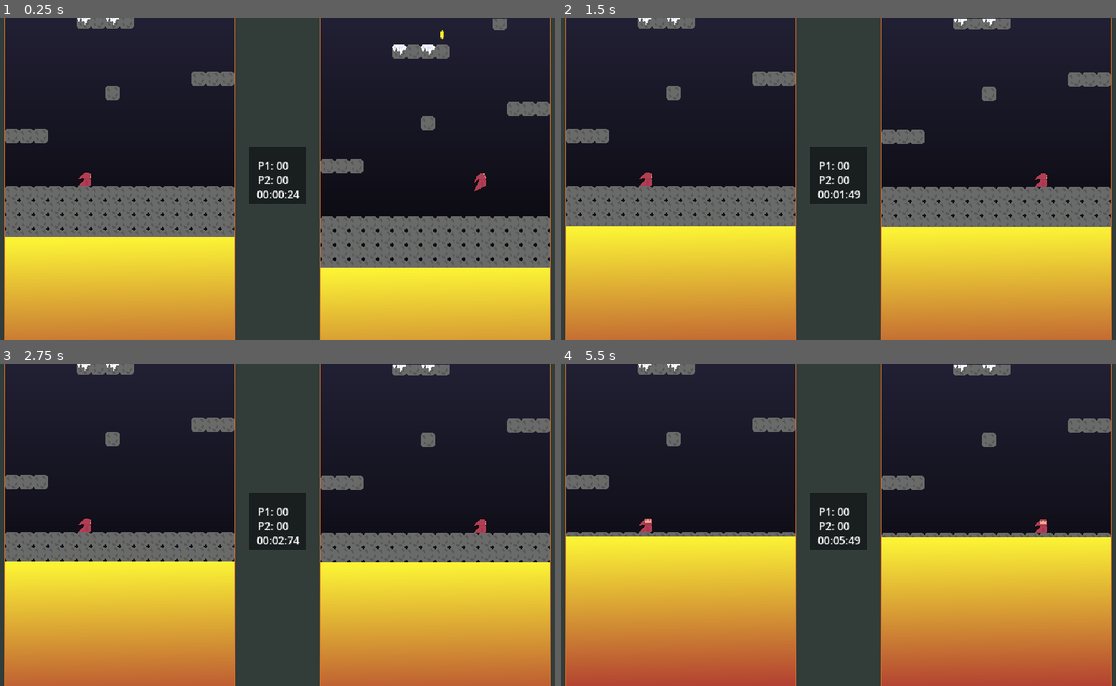
Above: before the commit, frames 1-4 (two rows, left to right).
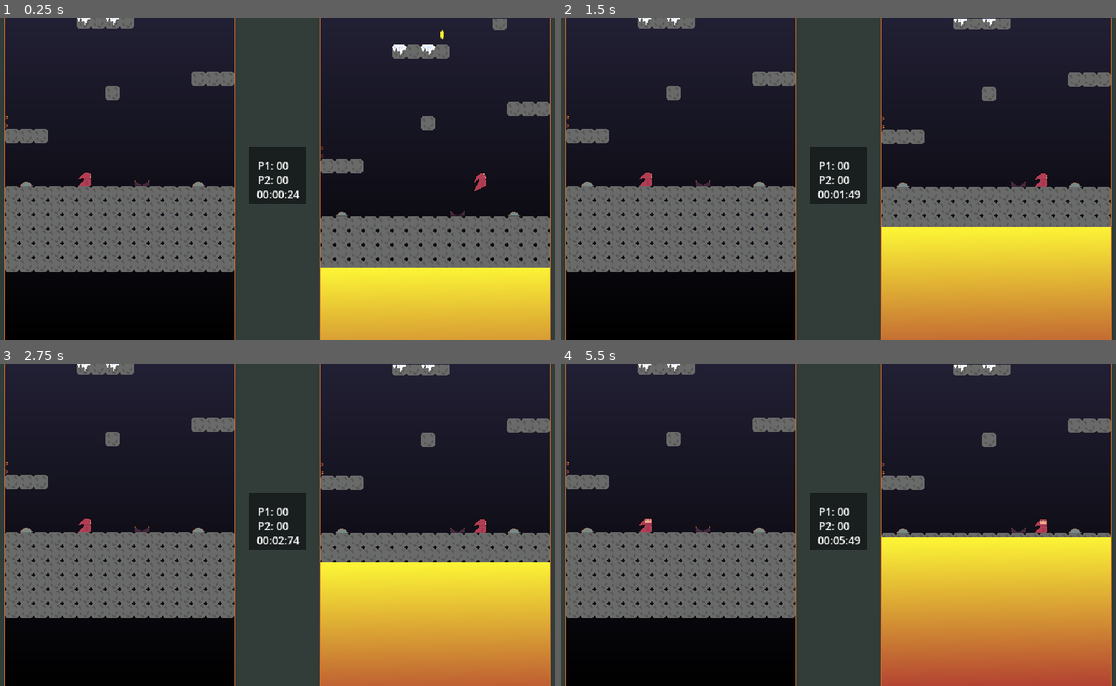
Above: after the commit, the same moments.

Repository: NaetharuCodes/TowerPlatformer
Game: Godot game, scene res://scenes/levels/game.tscn
Same seed, same stepped clock (60 frames per second), same inputs: the game is played once before the commit and once after it.
Inputs:
- Up to frame 1 (0.25 s): no input
- Up to frame 2 (1.5 s): no input
- Up to frame 3 (2.75 s): no input
- Up to frame 4 (5.5 s): no input

The runs differ from the first frame. In frame 1, 13% of the frame differs, in the area x 0-94%, y 30-100%; in frame 2, 15%; in frame 3, 16%; in frame 4, 19%.

Commit message:
add knockback to traps

Diff:
--- a/project.godot
+++ b/project.godot
@@ -39,31 +39,37 @@
 p1_move_left={
 "deadzone": 0.2,
 "events": [Object(InputEventKey,"resource_local_to_scene":false,"resource_name":"","device":-1,"window_id":0,"alt_press …(191 unchanged characters)…
+, Object(InputEventJoypadMotion,"resource_local_to_scene":false,"resource_name":"","device":-1,"axis":0,"axis_value":-1.0,"script":null)
 ]
 }
 p1_move_right={
 "deadzone": 0.2,
 "events": [Object(InputEventKey,"resource_local_to_scene":false,"resource_name":"","device":-1,"window_id":0,"alt_press …(192 unchanged characters)…
+, Object(InputEventJoypadMotion,"resource_local_to_scene":false,"resource_name":"","device":-1,"axis":0,"axis_value":1.0,"script":null)
 ]
 }
 p1_look_down={
 "deadzone": 0.2,
 "events": [Object(InputEventKey,"resource_local_to_scene":false,"resource_name":"","device":-1,"window_id":0,"alt_press …(192 unchanged characters)…
+, Object(InputEventJoypadMotion,"resource_local_to_scene":false,"resource_name":"","device":-1,"axis":1,"axis_value":1.0,"script":null)
 ]
 }
 p1_jump={
 "deadzone": 0.2,
 "events": [Object(InputEventKey,"resource_local_to_scene":false,"resource_name":"","device":-1,"window_id":0,"alt_press …(191 unchanged characters)…
+, Object(InputEventJoypadButton,"resource_local_to_scene":false,"resource_name":"","device":-1,"button_index":0,"pressure":0.0,"pressed":false,"script":null)
 ]
 }
 p1_look_up={
 "deadzone": 0.2,
 "events": [Object(InputEventKey,"resource_local_to_scene":false,"resource_name":"","device":-1,"window_id":0,"alt_press …(192 unchanged characters)…
+, Object(InputEventJoypadMotion,"resource_local_to_scene":false,"resource_name":"","device":-1,"axis":1,"axis_value":-1.0,"script":null)
 ]
 }
 p1_ice_bolt={
 "deadzone": 0.2,
 "events": [Object(InputEventKey,"resource_local_to_scene":false,"resource_name":"","device":-1,"window_id":0,"alt_press …(192 unchanged characters)…
+, Object(InputEventJoypadButton,"resource_local_to_scene":false,"resource_name":"","device":-1,"button_index":2,"pressure":0.0,"pressed":false,"script":null)
 ]
 }
 p2_move_left={
--- a/scenes/levels/game.tscn
+++ b/scenes/levels/game.tscn
@@ -98,6 +98,12 @@
 [node name="LevelOne" parent="Viewports/LeftSVPContainer/SubViewportLeft" unique_id=1829633845 instance=ExtResource("4_a1osm")]
 position = Vector2(144, 356)
 
+[node name="Lava" parent="Viewports/LeftSVPContainer/SubViewportLeft/LevelOne" index="1" unique_id=1135130999]
+visible = false
+
+[node name="DartShooter" parent="Viewports/LeftSVPContainer/SubViewportLeft/LevelOne" index="19" unique_id=2143644452 node_paths=PackedStringArray("viewport")]
+viewport = NodePath("../..")
+
 [node name="Player" parent="Viewports/LeftSVPContainer/SubViewportLeft" unique_id=1515628199 instance=ExtResource("5_limtx")]
 texture_filter = 1
 position = Vector2(105, 332)
@@ -142,6 +148,6 @@
 
 [node name="AudioStreamPlayer2D" type="AudioStreamPlayer2D" parent="." unique_id=1793981946 groups=["coin"]]
 stream = ExtResource("6_limtx")
-autoplay = true
 
+[editable path="Viewports/LeftSVPContainer/SubViewportLeft/LevelOne"]
 [editable path="Viewports/RightSVPC/SubViewportRight/LevelOne"]
--- a/scenes/levels/level_one.tscn
+++ b/scenes/levels/level_one.tscn
@@ -9,6 +9,7 @@
 [ext_resource type="PackedScene" uid="uid://c0qkguveh3wap" path="res://scenes/mechanisms/crumble_block.tscn" id="7_w53h0"]
 [ext_resource type="PackedScene" uid="uid://b63vekj6rqgso" path="res://scenes/pickups/coin.tscn" id="8_623cv"]
 [ext_resource type="PackedScene" uid="uid://dd34i40mhtscy" path="res://scenes/enemies/goblin.tscn" id="9_u6gdm"]
+[ext_resource type="PackedScene" uid="uid://di1wfyuu6i0bi" path="res://scenes/traps/dart_shooter.tscn" id="10_a1u8d"]
 
 [sub_resource type="TileSetAtlasSource" id="TileSetAtlasSource_sn7cj"]
 texture = ExtResource("1_03iei")
@@ -70,7 +71,7 @@
 position = Vector2(-8, -312)
 
 [node name="Pendulum" parent="." unique_id=399202886 instance=ExtResource("3_vsfy4")]
-position = Vector2(-40, -447)
+position = Vector2(40, -432)
 
 [node name="Pendulum2" parent="." unique_id=990673626 instance=ExtResource("3_vsfy4")]
 position = Vector2(-25, -751)
@@ -89,3 +90,16 @@
 
 [node name="Goblin2" parent="." unique_id=1469624280 instance=ExtResource("9_u6gdm")]
 position = Vector2(-105, -328)
+
+[node name="DartShooter" parent="." unique_id=2143644452 instance=ExtResource("10_a1u8d")]
+position = Vector2(-120, -88)
+
+[node name="BearTrap2" parent="." unique_id=1882295658 instance=ExtResource("5_623cv")]
+position = Vector2(25, -24)
+
+[node name="BuzzSaw3" parent="." unique_id=1880556859 instance=ExtResource("4_w53h0")]
+position = Vector2(88, -24)
+
+[node name="BuzzSaw4" parent="." unique_id=604513831 instance=ExtResource("4_w53h0")]
+position = Vector2(-104, -24)
+direction = 1
--- a/scenes/traps/bear_trap.tscn
+++ b/scenes/traps/bear_trap.tscn
@@ -67,6 +67,8 @@
 }]
 
 [node name="BearTrap" type="Area2D" unique_id=71900557]
+collision_layer = 5
+collision_mask = 2
 script = ExtResource("1_itaaf")
 
 [node name="CollisionShape2D" type="CollisionShape2D" parent="." unique_id=1539905076]
--- a/scripts/player.gd
+++ b/scripts/player.gd
@@ -52,6 +52,9 @@
 @export var ice_bolt_delay: float = 2.0
 var ice_bolt_timer = 0.0
 
+# Immobile Status
+var immobile_timer: float = 0.0
+
 
 func _physics_process(delta: float) -> void:
 	_move(delta)
@@ -62,6 +65,11 @@
 	return "p%d_%s" % [player_number, action_name]
 
 func _move(delta: float) -> void:
+
+	if immobile_timer > 0:
+		immobile_timer -= delta
+		return
+
 	if knockback_timer > 0.0:
 		knockback_timer -= delta
 		velocity.y += gravity * delta
@@ -182,3 +190,6 @@
 func apply_knockback(force: Vector2) -> void:
 	velocity = force
 	knockback_timer = knockback_time
+
+func apply_immobile(duration: float) -> void:
+	immobile_timer = duration
--- a/scripts/traps/bear_trap.gd
+++ b/scripts/traps/bear_trap.gd
@@ -8,9 +8,9 @@
 func _ready() -> void:
 	sprite.play("idle")
 
-func _on_body_entered(body: Node2D) -> void:
+func _on_body_entered(body: Player) -> void:
 
 	if trap_state == TrapState.PRIMED:
 		trap_state = TrapState.SPRUNG
-		print("you sprung the trap")
 		sprite.play("snap")
+		body.apply_immobile(2.0)
--- a/scripts/traps/buzz_saw.gd
+++ b/scripts/traps/buzz_saw.gd
@@ -1,4 +1,17 @@
 extends Area2D
 
-func _on_body_entered(body: Node2D) -> void:
-	print("you got buzz sawed")
+enum Direction {LEFT, RIGHT}
+@export var direction = Direction.LEFT
+@export var knockback_power: float = 400.0
+
+func _on_body_entered(body: Player) -> void:
+	var knockback_vector: Vector2
+
+	if direction == Direction.LEFT:
+		knockback_vector = Vector2.LEFT * knockback_power
+	else:
+		knockback_vector = Vector2.RIGHT * knockback_power
+
+	knockback_vector.y = -(knockback_power / 2)
+
+	body.apply_knockback(knockback_vector)
--- a/scripts/traps/dart.gd
+++ b/scripts/traps/dart.gd
@@ -1,16 +1,26 @@
 extends Area2D
 class_name Dart
 
-@export var speed: float = 150.0
+enum Direction {LEFT, RIGHT}
+@export var direction = Direction.RIGHT
 
+@export var speed: float = 250.0
 
-func _ready() -> void:
-	print("New dart in play")
+@export var knockback_power: float = 250.0
 
-# Called every frame. 'delta' is the elapsed time since the previous frame.
 func _process(delta: float) -> void:
-	position.x += speed * delta
+	if direction == Direction.RIGHT:
+		position.x += speed * delta
+	else:
+		position.x -= speed * delta
 
-func _on_body_entered(body: Node2D) -> void:
-	print("I entered the area of: ", body)
+func _on_body_entered(body: Player) -> void:
+	var knockback_vector: Vector2
+
+	if direction == Direction.RIGHT:
+		knockback_vector = Vector2.RIGHT * knockback_power
+	else:
+		knockback_vector = Vector2.LEFT * knockback_power
+
+	body.apply_knockback(knockback_vector)
 	queue_free()
--- a/scripts/traps/dart_shooter.gd
+++ b/scripts/traps/dart_shooter.gd
@@ -4,7 +4,6 @@
 @export var dart: PackedScene
 var shot_timer = 0.0
 
-@export var move_speed: float = 100.0
 @export var viewport: SubViewport
 
 func _process(delta: float) -> void:
--- a/scripts/traps/pendulum.gd
+++ b/scripts/traps/pendulum.gd
@@ -3,12 +3,34 @@
 
 @export var swing_speed: float = 2.0
 @export var swing_angle: float = 45.0
+@export var knockback_power: float = 200.0
 
 var time: float = 0.0
+
+enum Swing_Direction {LEFT, RIGHT}
+var swing_direction: Swing_Direction = Swing_Direction.LEFT
+
+var _last_frame_cos: float = 0.0
 
 func _process(delta: float) -> void:
 	time += delta
 	rotation = deg_to_rad(swing_angle) * sin(time * swing_speed)
+	var direction = cos(time * swing_speed)
 
-func _on_body_entered(body: Node2D) -> void:
-	print("ouch you got hit by the pendulum")
+	if direction < _last_frame_cos:
+		swing_direction = Swing_Direction.LEFT
+	else:
+		swing_direction = Swing_Direction.RIGHT
+
+	_last_frame_cos = direction
+
+func _on_body_entered(body: Player) -> void:
+
+	var knockback_vector: Vector2
+
+	if swing_direction == Swing_Direction.LEFT:
+		knockback_vector = Vector2.LEFT * knockback_power
+	else:
+		knockback_vector = Vector2.RIGHT * knockback_power
+
+	body.apply_knockback(knockback_vector)
